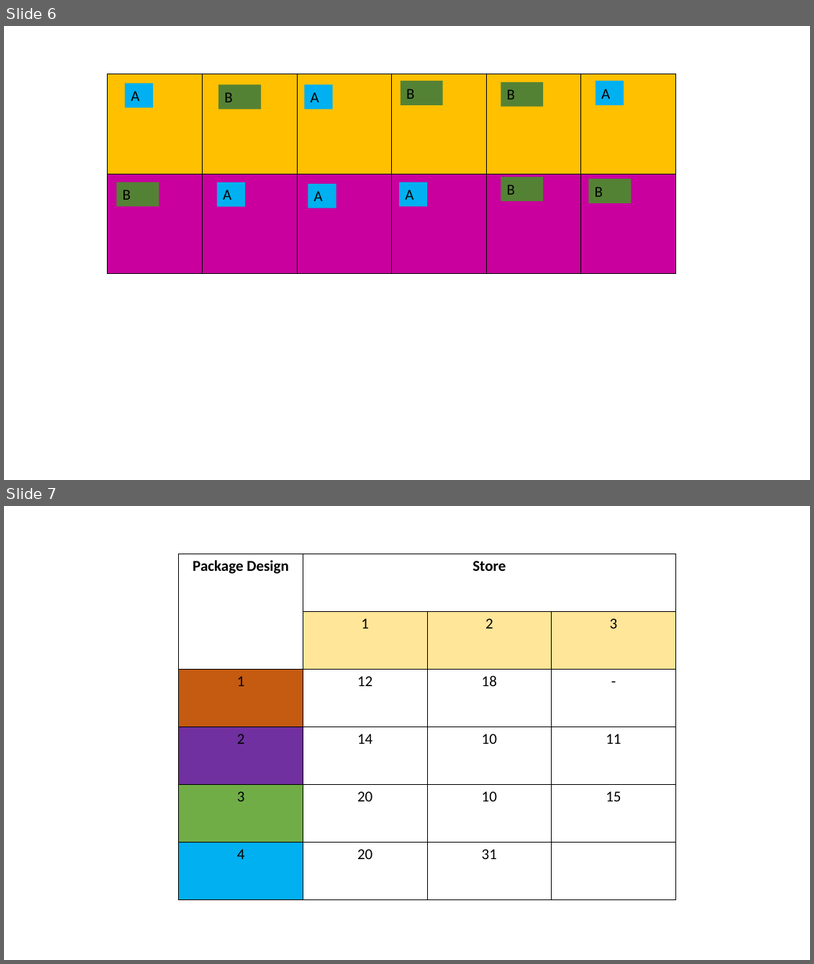
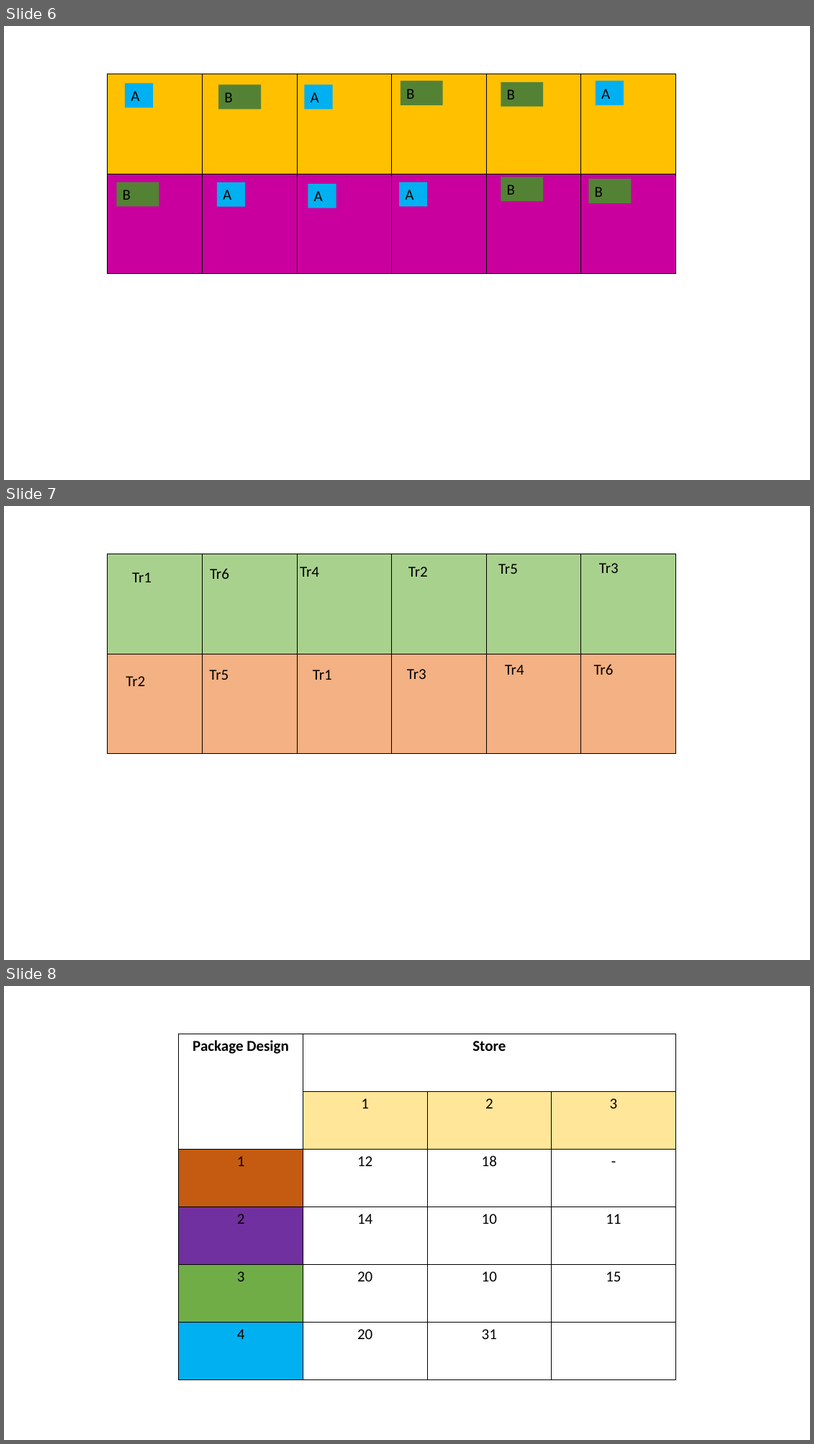
Before and after one commit to thiyangt/DOEblog, a slide deck: static/slides/l2ppt.pptx. Shown one above the other, each under a label of ours: slides 6 and 7 before the commit, slides 6, 7 and 8 after it. The pictures are 814x964 and 814x1444 pixels, drawn with LibreOffice and Linux fonts; fonts in the diff are those of the drawing. Boxes give left, top, right and bottom in pixels: in the first picture for what was removed or moved away, otherwise in the second. Text is boxed around its words. In the diff, an @@ line names an element or a change of style, - is before the commit and + after.

```diff
--- a/static/slides/l2ppt.pptx
+++ b/static/slides/l2ppt.pptx
@@ slide 7 added at box(4, 506, 810, 960), background #FFFFFF @@
@@ table added at box(108, 554, 677, 754), 2 rows, 6 columns @@
+ |  |  |  |  | 
+ |  |  |  |  | 
@@ text added at box(210, 569, 229, 579), 18 pt, text #000000 @@
+Tr6
@@ text added at box(300, 566, 319, 577), 18 pt, text #000000 @@
+Tr4
@@ text added at box(409, 566, 428, 577), 18 pt, text #000000 @@
+Tr2
@@ text added at box(499, 564, 518, 574), 18 pt, text #000000 @@
+Tr5
@@ text added at box(599, 563, 619, 573), 18 pt, text #000000 @@
+Tr3
@@ text added at box(132, 572, 152, 582), 18 pt, text #000000 @@
+Tr1
@@ text added at box(126, 676, 145, 686), 18 pt, text #000000 @@
+Tr2
@@ text added at box(209, 669, 229, 680), 18 pt, text #000000 @@
+Tr5
@@ text added at box(313, 669, 332, 680), 18 pt, text #000000 @@
+Tr1
@@ text added at box(407, 669, 427, 679), 18 pt, text #000000 @@
+Tr3
@@ text added at box(505, 664, 525, 674), 18 pt, text #000000 @@
+Tr4
@@ text added at box(594, 664, 614, 674), 18 pt, text #000000 @@
+Tr6
@@ what was slide 7 is now slide 8 @@
```
Also in this commit, not shown: 3 other files.
